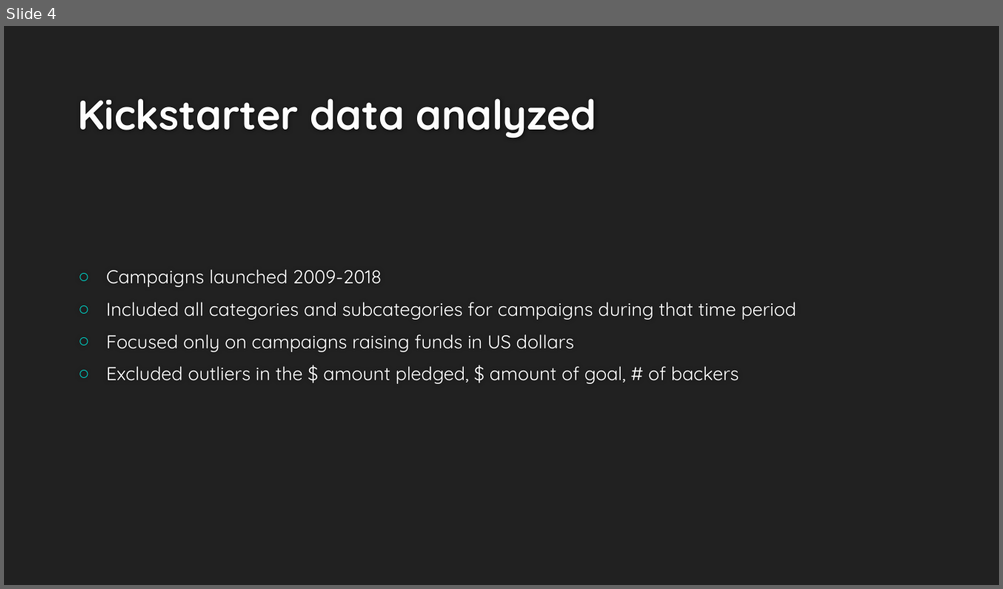
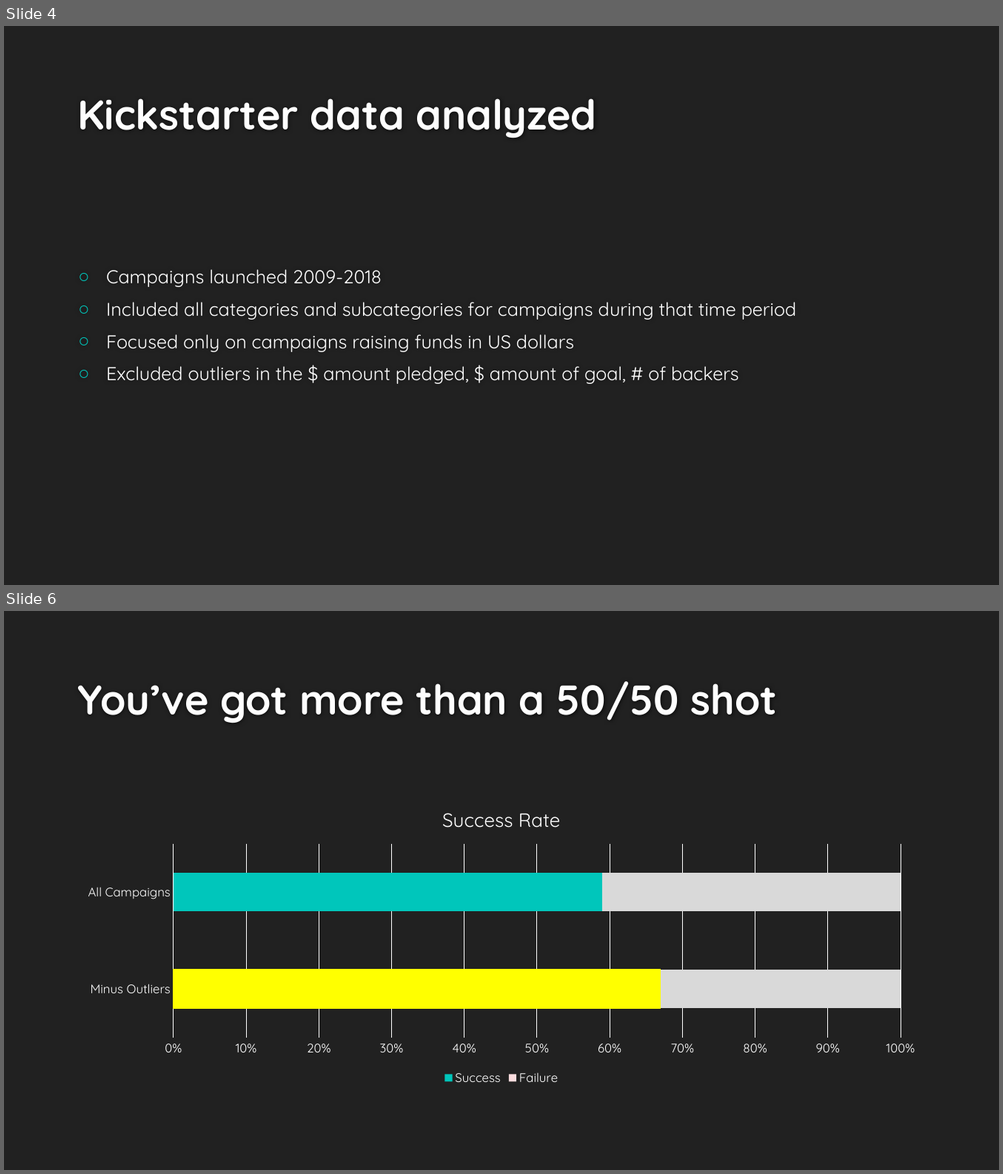
Before and after one commit to jychan-umd/Kickstarter-Data-Analysis, a slide deck: Kickstart your way to success.pptx. Shown one above the other, each under a label of ours: slide 4 before the commit, slides 4 and 6 after it; the slides between them are not shown. The pictures are 1003x589 and 1003x1174 pixels, drawn with LibreOffice and Linux fonts; fonts in the diff are those of the drawing; background and template pictures are left out. Boxes give left, top, right and bottom in pixels: in the first picture for what was removed or moved away, otherwise in the second. Text is boxed around its words. In the diff, an @@ line names an element or a change of style, - is before the commit and + after.

```diff
--- a/Kickstart your way to success.pptx
+++ b/Kickstart your way to success.pptx
@@ slide 6 added at box(4, 611, 999, 1170), background #212121 @@
@@ title added at box(77, 681, 777, 723), 40 pt, text #FEFEFE, bold @@
+You’ve got more than a 50/50 shot
@@ bar stacked 100% chart added at box(71, 792, 932, 1089) @@
+title "Success Rate "
+categories: Minus Outliers, All Campaigns
+Success: 67, 59
+Failure: 33, 41
```
Also in this commit, not shown: 8 other slides added, 2 other files.
